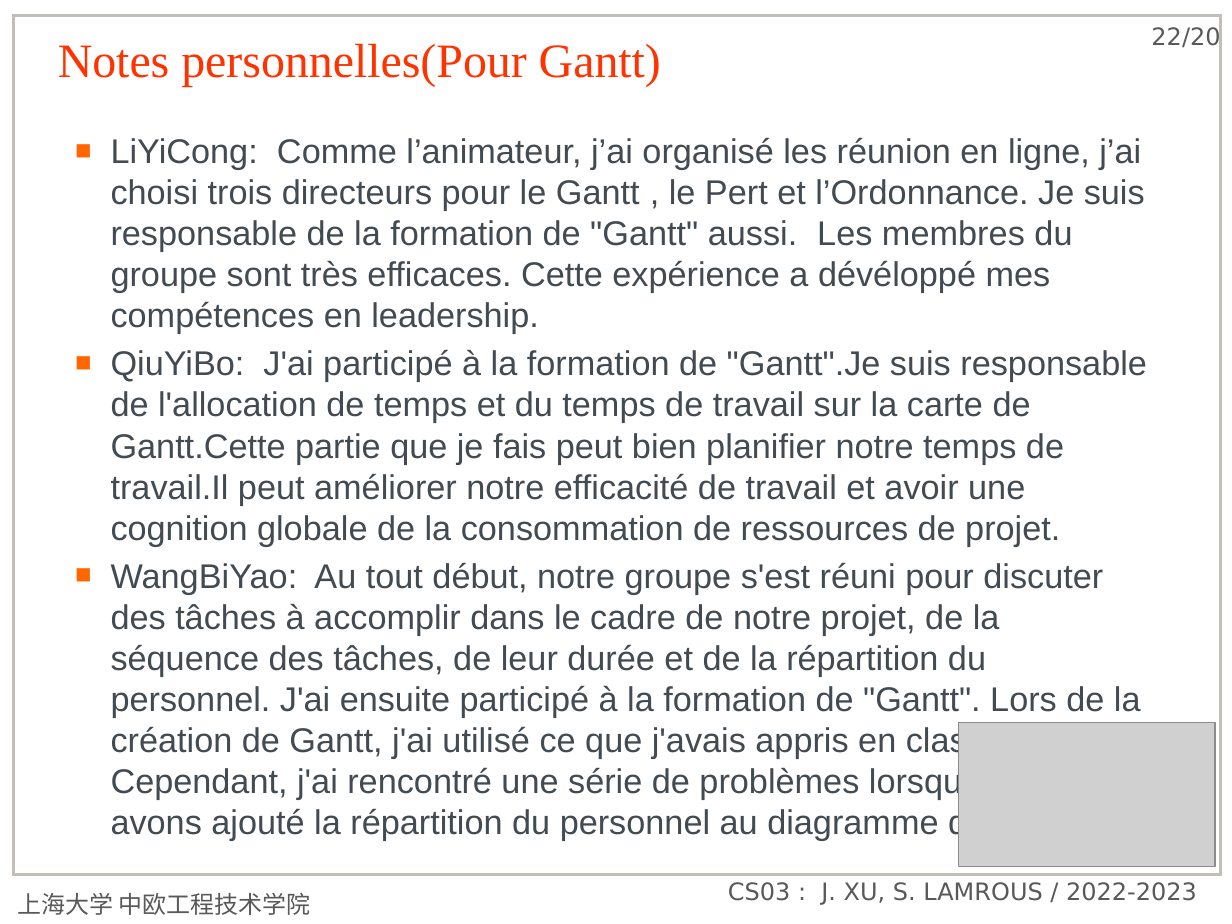
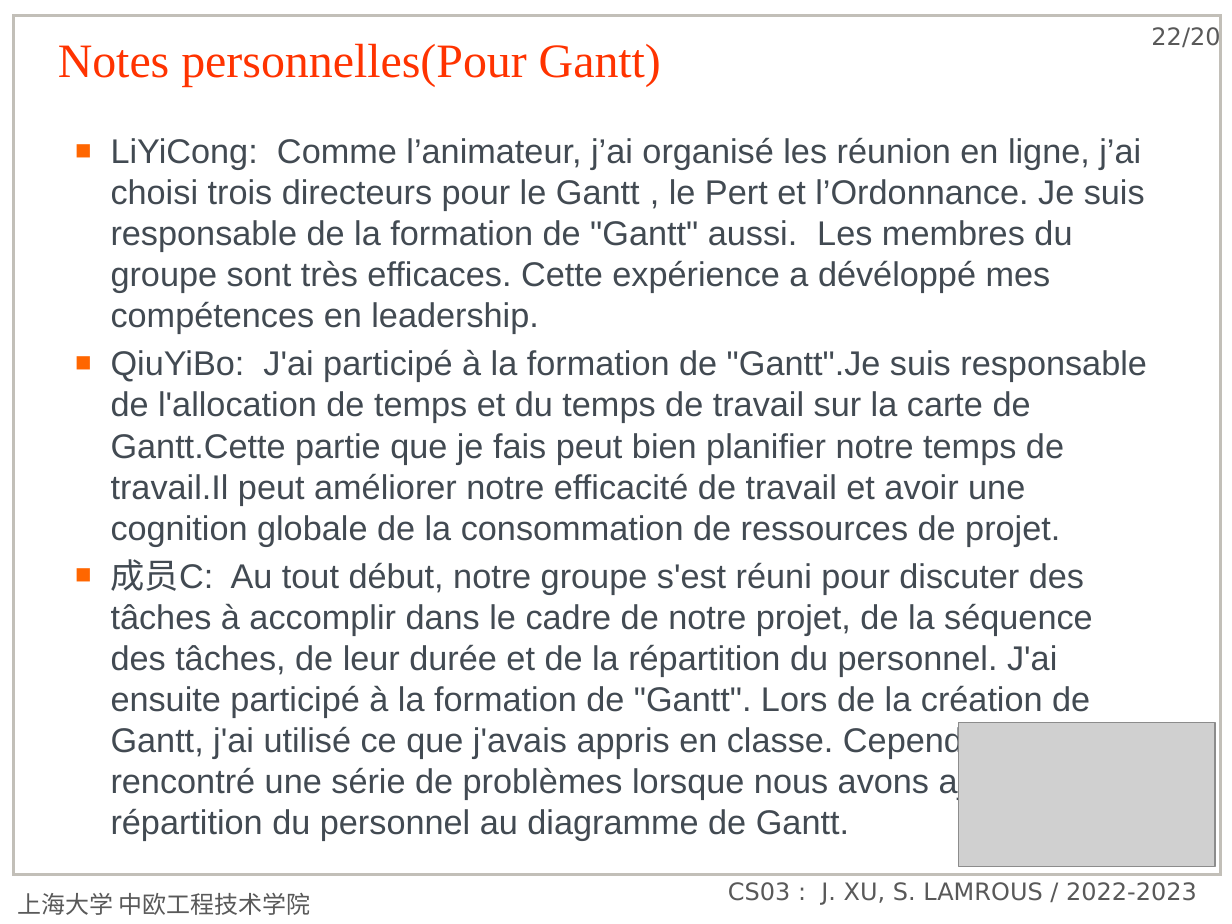
Before and after one commit to yicongl1/Drone-Delivery-2022, a slide deck: slide 22 of 05_项目管理课程/小组作业/group/PPT-进度安排.pptx. Drawn at 1232x924 pixels with LibreOffice and Linux fonts; fonts in the diff are those of the drawing; grey boxes stand for pictures; background and template pictures are left out. Boxes give left, top, right and bottom in pixels: in the first picture for what was removed or moved away, otherwise in the second. Text is boxed around its words. In the diff, an @@ line names an element or a change of style, - is before the commit and + after.

Commit message:
匿名化：姓名替换为成员A-成员J，内嵌作者字段统一为 group
- 答辩 PPT、3 份小组 PPT、4 份操作手册、讲稿正文
- 补上拼音变体与拼接写法（LiYicong / Yibo Qiu / SheChengying 等）
- 补充重命名后的文档与清理报告

```diff
--- a/05_项目管理课程/小组作业/group/PPT-进度安排.pptx
+++ b/05_项目管理课程/小组作业/group/PPT-进度安排.pptx
@@ text at (x1=111, y1=559, x2=1093, y2=841): text changed @@
-■ WangBiYao: Au tout début, notre groupe s'est réuni pour discuter des tâches à accomplir dans le cadre de notre projet, de la séquence des tâches, de leur durée et de la répartition du personnel. J'ai ensuite participé à la formation de "Gantt". Lors de la création de Gantt, j'ai utilisé ce que j'avais appris en classe. Cependant, j'ai rencontré une série de problèmes lorsque nous avons ajouté la répartition du personnel au diagramme de Gantt.
+■ 成员C: Au tout début, notre groupe s'est réuni pour discuter des tâches à accomplir dans le cadre de notre projet, de la séquence des tâches, de leur durée et de la répartition du personnel. J'ai ensuite participé à la formation de "Gantt". Lors de la création de Gantt, j'ai utilisé ce que j'avais appris en classe. Cependant, j'ai rencontré une série de problèmes lorsque nous avons ajouté la répartition du personnel au diagramme de Gantt.
```
Also in this commit, not shown: 2 other slides changed, 4 other files.
